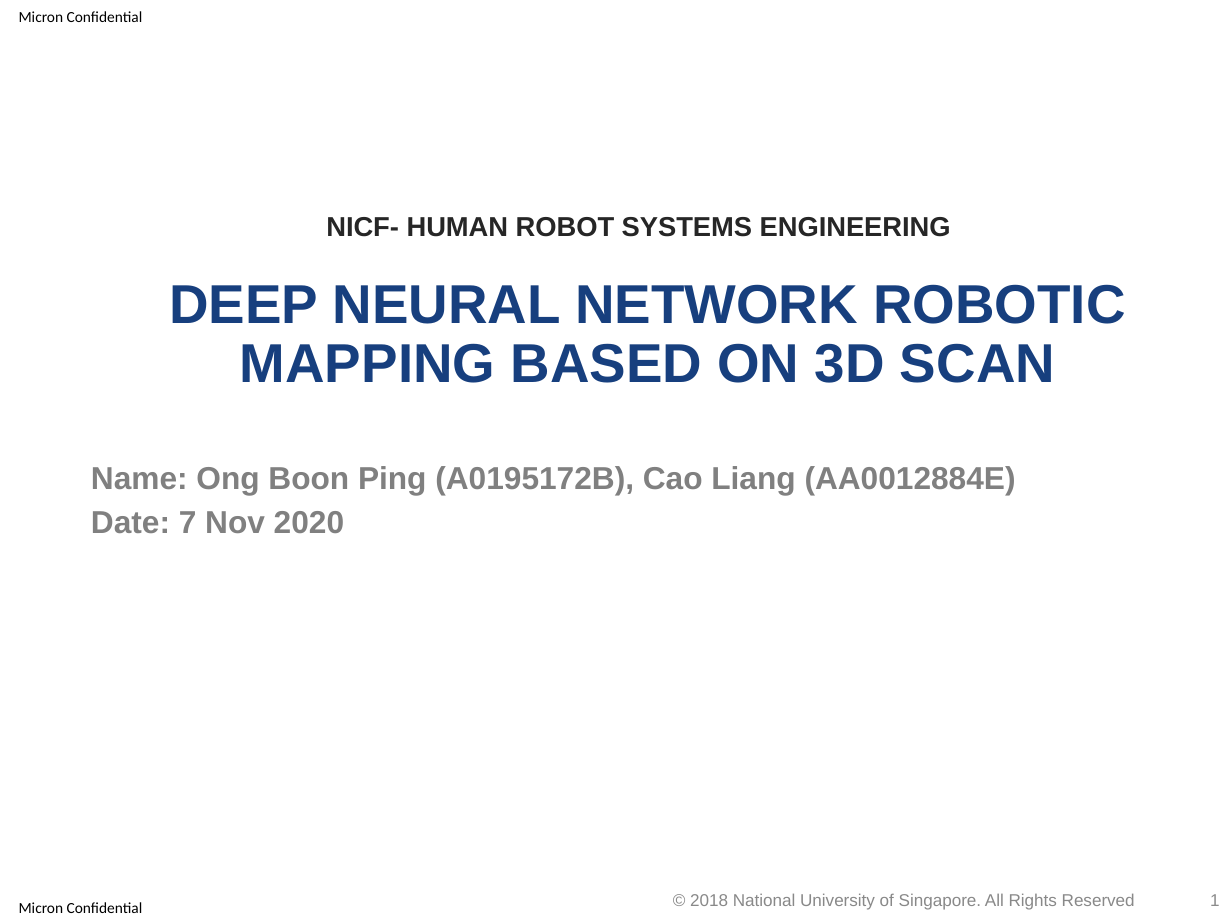
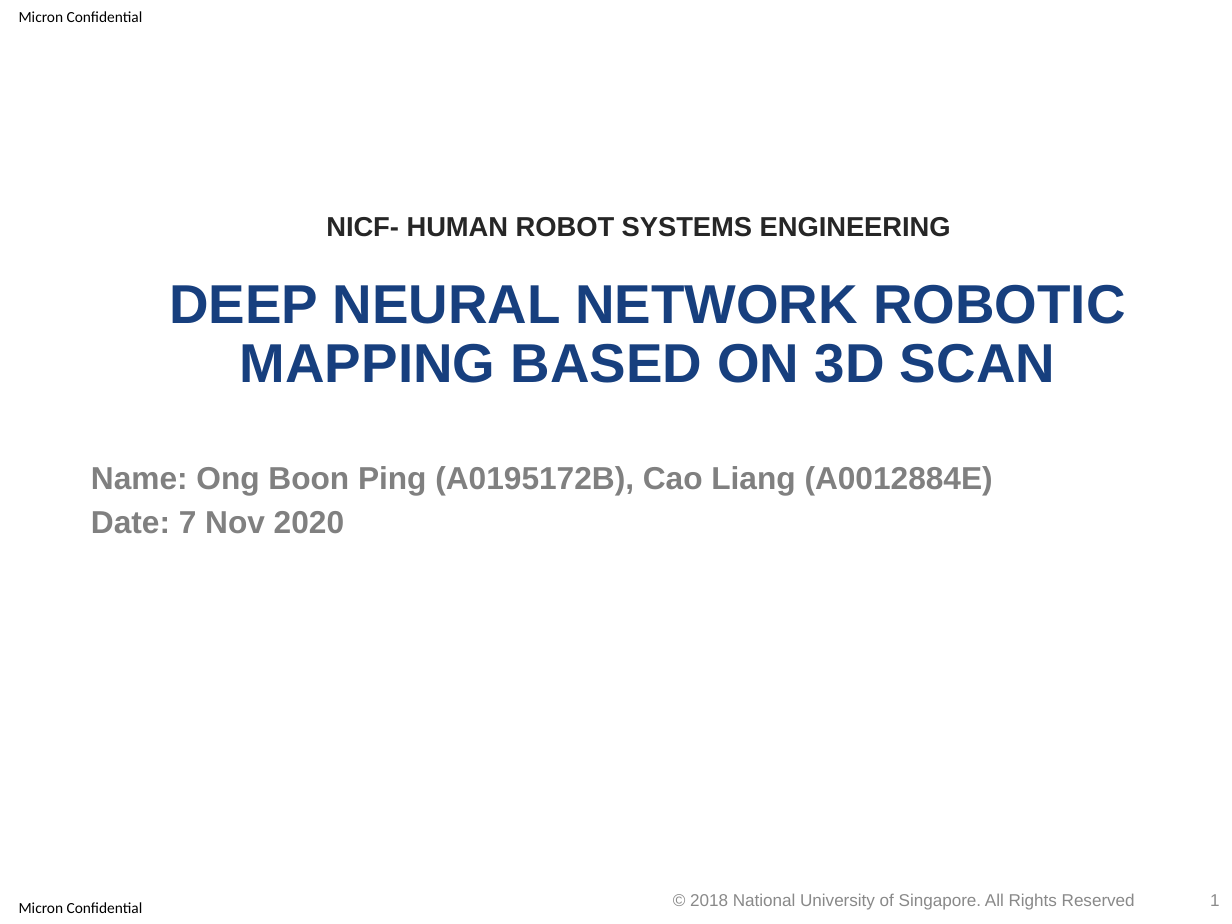
Before and after one commit to optimusium/3dscan, a slide deck: slide 1 of PracticeModule_Presentation.pptx. Drawn at 1232x924 pixels with LibreOffice and Linux fonts; fonts in the diff are those of the drawing; background and template pictures are left out. Boxes give left, top, right and bottom in pixels: in the first picture for what was removed or moved away, otherwise in the second. Text is boxed around its words. In the diff, an @@ line names an element or a change of style, - is before the commit and + after.

```diff
--- a/PracticeModule_Presentation.pptx
+++ b/PracticeModule_Presentation.pptx
@@ text at (91, 466, 993, 495): text changed @@
-Name: Ong Boon Ping (A0195172B), Cao Liang (AA0012884E)
+Name: Ong Boon Ping (A0195172B), Cao Liang (A0012884E)
```
Also in this commit, not shown: 2 other slides changed.
